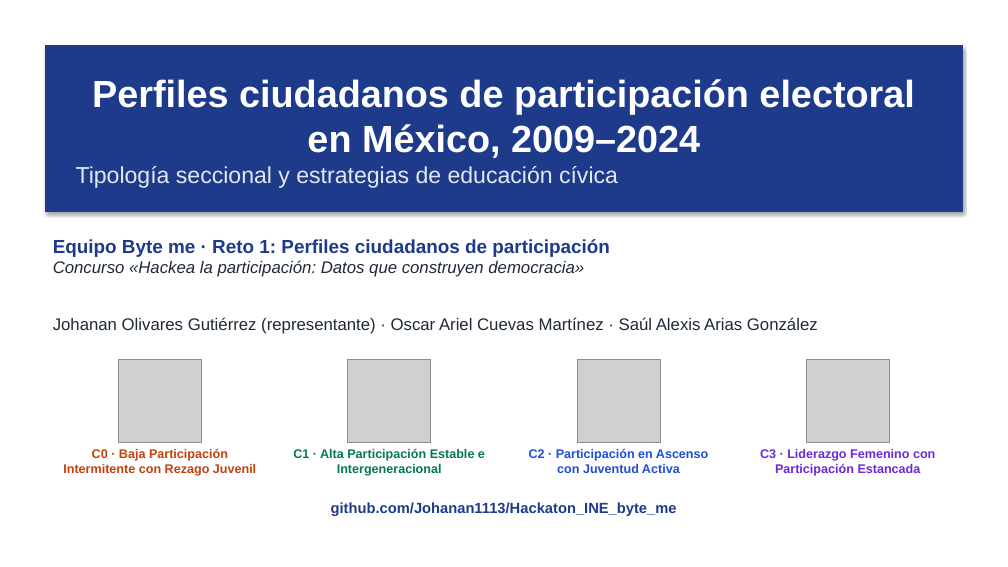
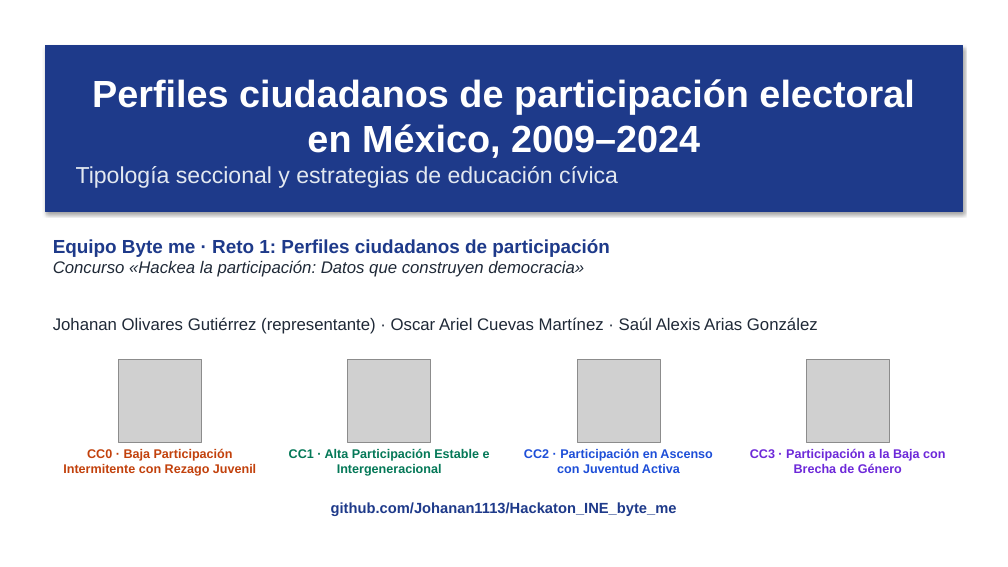
Before and after one commit to Johanan1113/Hackaton_INE_byte_me, a slide deck: slide 1 of outputs/entregables/Presentacion_Ejecutiva_ByteMe.pptx. Drawn at 1008x567 pixels with LibreOffice and Linux fonts; fonts in the diff are those of the drawing; grey boxes stand for pictures. Boxes give left, top, right and bottom in pixels: in the first picture for what was removed or moved away, otherwise in the second. Text is boxed around its words. In the diff, an @@ line names an element or a change of style, - is before the commit and + after.

```diff
--- a/outputs/entregables/Presentacion_Ejecutiva_ByteMe.pptx
+++ b/outputs/entregables/Presentacion_Ejecutiva_ByteMe.pptx
@@ text at box(63, 448, 256, 476): text changed @@
-C0 · Baja Participación Intermitente con Rezago Juvenil
+CC0 · Baja Participación Intermitente con Rezago Juvenil
@@ text at box(289, 448, 490, 476): text changed @@
-C1 · Alta Participación Estable e Intergeneracional
+CC1 · Alta Participación Estable e Intergeneracional
@@ text at box(524, 448, 712, 473): text changed @@
-C2 · Participación en Ascenso con Juventud Activa
+CC2 · Participación en Ascenso con Juventud Activa
@@ text at box(750, 448, 945, 473): text changed @@
-C3 · Liderazgo Femenino con Participación Estancada
+CC3 · Participación a la Baja con Brecha de Género
```
Also in this commit, not shown: 7 other slides changed, 4 other files.
